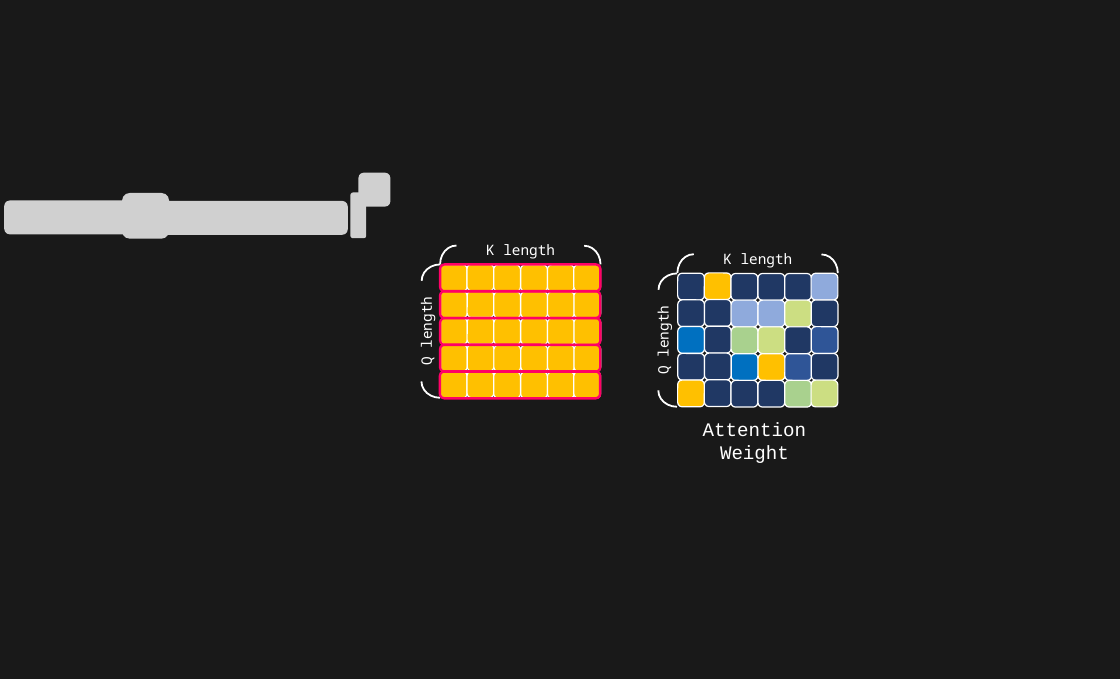
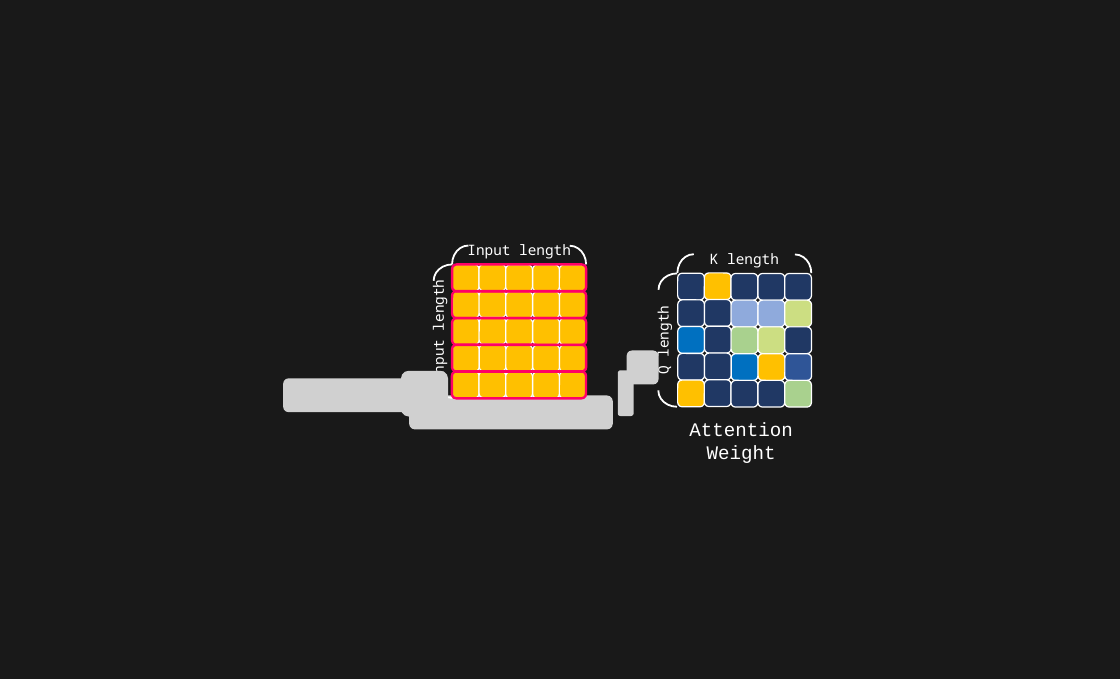
Before and after one commit to toonnyy8/PPT, a slide deck: slide 19 of Attention-is-all-you-need/image.pptx (slide 22 before the commit). Drawn at 1120x679 pixels with LibreOffice and Linux fonts; fonts in the diff are those of the drawing; grey boxes stand for pictures. Boxes give left, top, right and bottom in pixels: in the first picture for what was removed or moved away, otherwise in the second. Text is boxed around its words. In the diff, an @@ line names an element or a change of style, - is before the commit and + after.

```diff
--- a/Attention-is-all-you-need/image.pptx
+++ b/Attention-is-all-you-need/image.pptx
@@ picture removed at box(359, 173, 391, 207) @@
@@ picture removed at box(4, 200, 150, 235) @@
@@ picture removed at box(122, 193, 169, 239) @@
@@ picture removed at box(144, 201, 348, 235) @@
@@ picture removed at box(350, 192, 366, 238) @@
@@ rounded rectangle: place and size @@
-rounded rectangle at box(440, 264, 601, 291)
+rounded rectangle at box(452, 264, 586, 291)
@@ text in rounded rectangle at box(467, 244, 571, 259): text changed @@
-K length
+Input length
@@ 2 rounded rectangles, 1 arc (boxed as its full ellipse): place and size @@
-2 rounded rectangles, 1 arc (boxed as its full ellipse) at box(568, 245, 818, 457)
+2 rounded rectangles, 1 arc (boxed as its full ellipse) at box(554, 245, 804, 457)
@@ arc (boxed as its full ellipse): place and size @@
-arc (boxed as its full ellipse) at box(805, 254, 838, 292)
+arc (boxed as its full ellipse) at box(779, 254, 811, 292)
@@ 21 rounded rectangles, 3 arc (boxed as its full ellipse)s: place and size @@
-21 rounded rectangles, 3 arc (boxed as its full ellipse)s at box(413, 245, 547, 398)
+21 rounded rectangles, 3 arc (boxed as its full ellipse)s at box(425, 245, 560, 398)
@@ text in rounded rectangle at box(428, 284, 448, 382): text changed @@
-Q length
+Input length
@@ rounded rectangle: place and size @@
-rounded rectangle at box(440, 291, 601, 318)
+rounded rectangle at box(452, 291, 586, 318)
@@ rounded rectangle: place and size @@
-rounded rectangle at box(440, 318, 601, 345)
+rounded rectangle at box(452, 318, 586, 345)
@@ rounded rectangle: place and size @@
-rounded rectangle at box(440, 345, 601, 372)
+rounded rectangle at box(452, 345, 586, 372)
@@ picture added at box(627, 350, 659, 385) @@
@@ picture added at box(283, 378, 429, 412) @@
@@ picture added at box(401, 371, 448, 416) @@
@@ rounded rectangle: place and size @@
-rounded rectangle at box(440, 371, 601, 398)
+rounded rectangle at box(452, 371, 586, 398)
@@ 5 rounded rectangles: place and size @@
-5 rounded rectangles at box(547, 265, 574, 398)
+5 rounded rectangles at box(560, 265, 586, 398)
@@ group removed at box(574, 265, 601, 398): 5 rounded rectangles @@
@@ picture added at box(618, 370, 634, 416) @@
@@ group removed at box(811, 273, 838, 407): 5 rounded rectangles @@
@@ picture added at box(409, 395, 613, 429) @@
```
Also in this commit, not shown: 6 other slides changed, 6 slides added, 16 other files.
